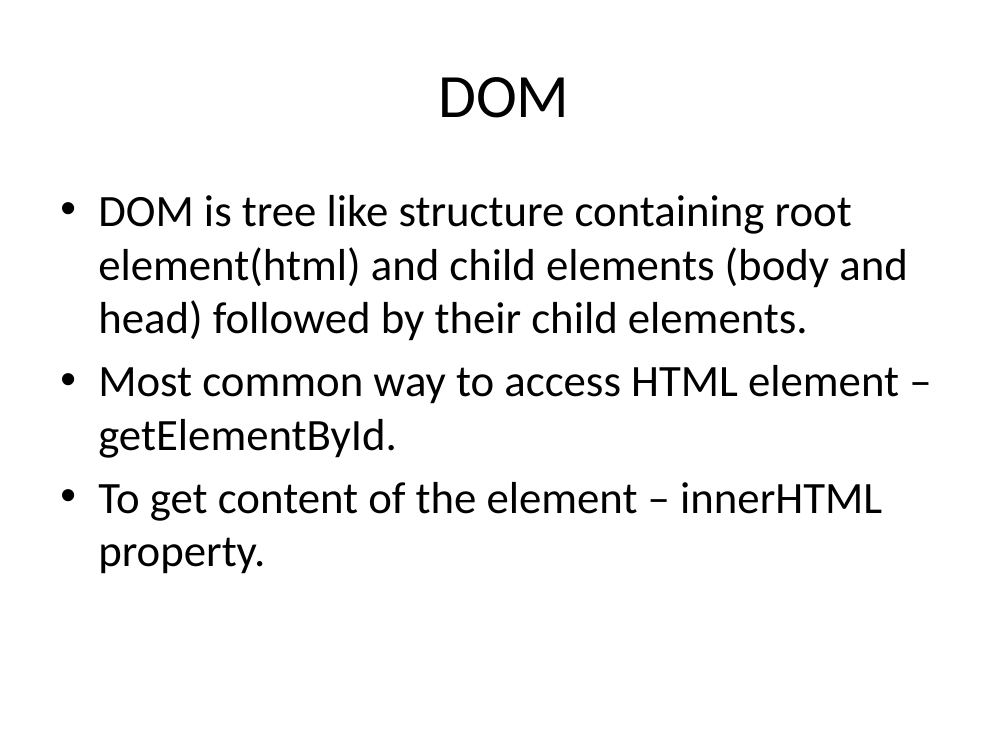
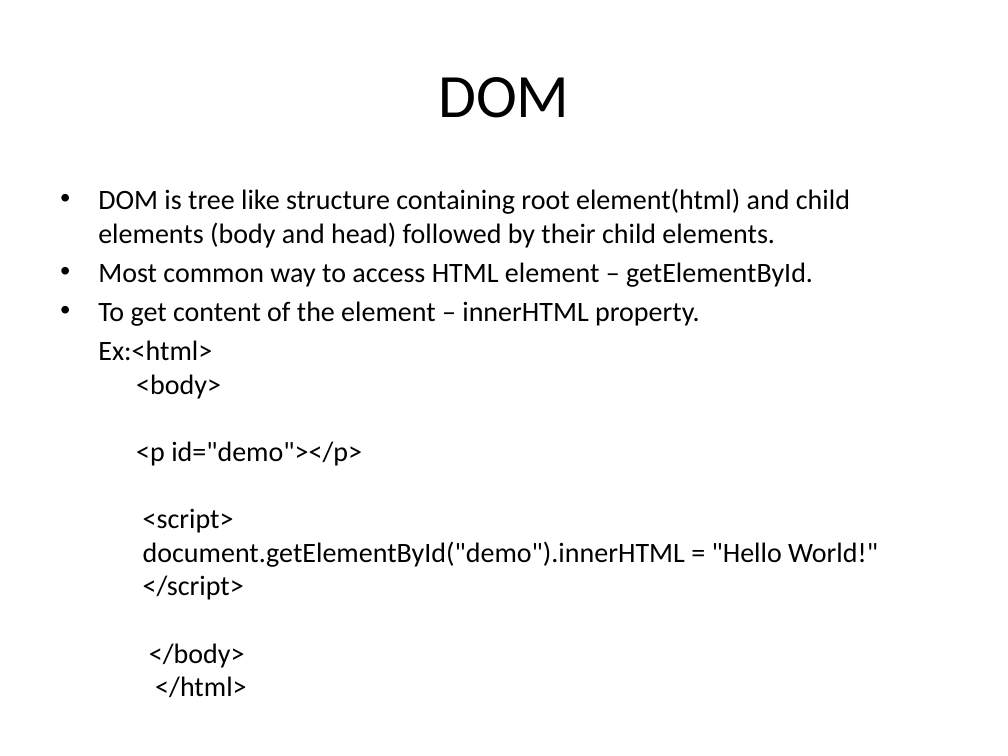
Before and after one commit to ManasaGajulavarthy/Intern_HMIT, a slide deck: slide 21 of JAVASCRIPT.pptx (slide 16 before the commit). Drawn at 1008x756 pixels with LibreOffice and Linux fonts; fonts in the diff are those of the drawing. Boxes give left, top, right and bottom in pixels: in the first picture for what was removed or moved away, otherwise in the second. Text is boxed around its words. In the diff, an @@ line names an element or a change of style, - is before the commit and + after.

```diff
--- a/JAVASCRIPT.pptx
+++ b/JAVASCRIPT.pptx
@@ text at [98,188,850,326]: size 32 to 20 pt in "DOM is tree like structure containing root ...", "Most common way to access HTML element ...", "To get content of the element – ..."; less space between paragraphs @@
@@ text at [98,340,878,668]: paragraph added @@
+Ex:<html>
+<body>
+<p id="demo"></p>
+<script>
+document.getElementById("demo").innerHTML = "Hello World!"
+</script>
+</body>
+</html>
```
Also in this commit, not shown: 9 other slides changed, 7 slides added, 1 slide removed, 1 other file.
